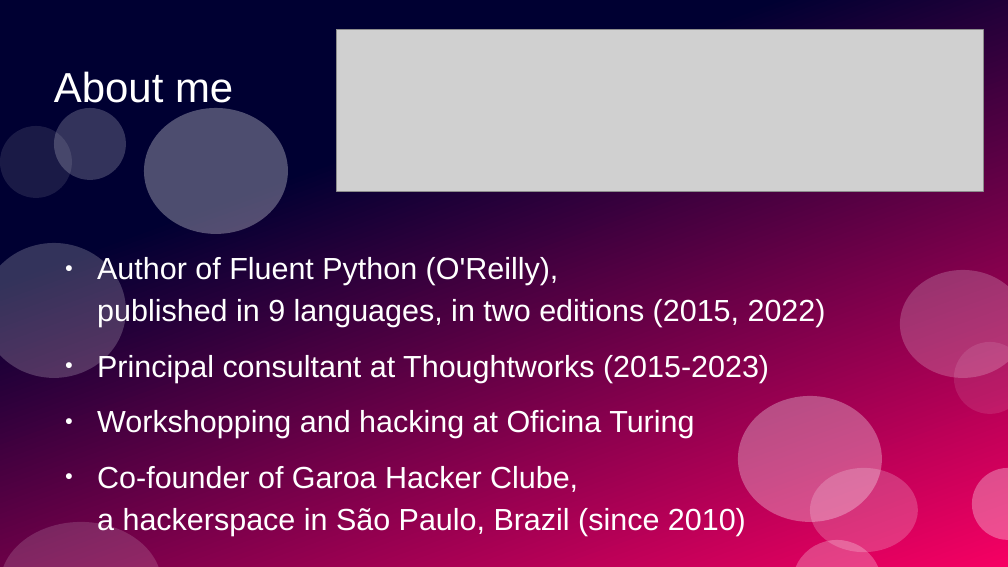
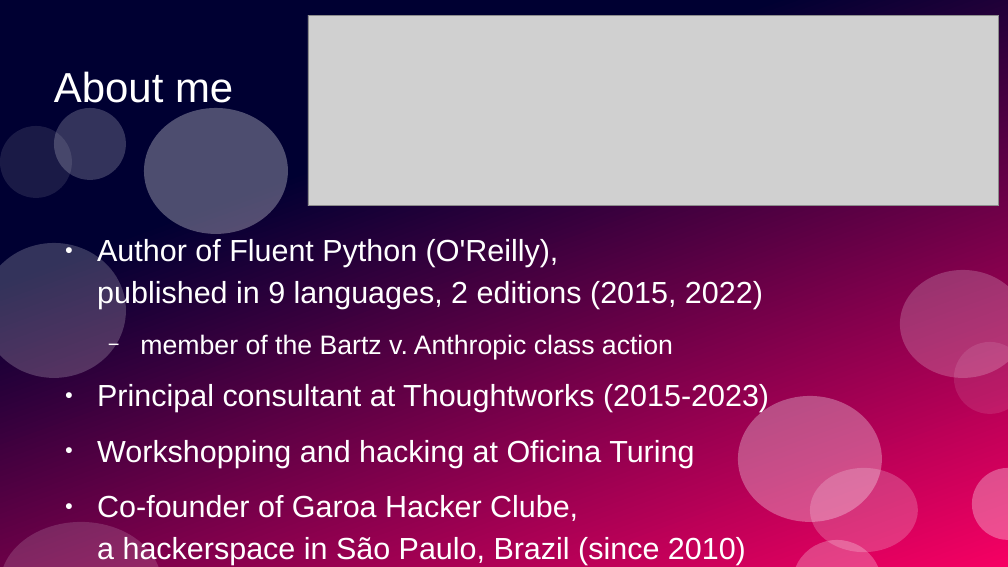
Before and after one commit to ramalho/sets-in-go, a slide deck: slide 2 of sets-in-go.odp. Drawn at 1008x567 pixels with LibreOffice and Linux fonts; fonts in the diff are those of the drawing; grey boxes stand for pictures. Boxes give left, top, right and bottom in pixels: in the first picture for what was removed or moved away, otherwise in the second. Text is boxed around its words. In the diff, an @@ line names an element or a change of style, - is before the commit and + after.

Commit message:
update slides

```diff
--- a/sets-in-go.odp
+++ b/sets-in-go.odp
@@ picture: place and size @@
-picture at (337, 30, 984, 191)
+picture at (308, 16, 1000, 207)
@@ text "Author of Fluent Python (O'Reilly), ...": place and size @@
-text "Author of Fluent Python (O'Reilly), ..." at (97, 257, 826, 536)
+text "Author of Fluent Python (O'Reilly), ..." at (97, 239, 769, 565)
@@ text at (97, 239, 763, 360): text changed @@
-● Author of Fluent Python (O'Reilly),
-  published in 9 languages, in two editions (2015, 2022)
+● Author of Fluent Python (O'Reilly),
+  published in 9 languages, 2 editions (2015, 2022)
+  − member of the Bartz v. Anthropic class action
```
Also in this commit, not shown: 7 slides added, 1 slide removed.
